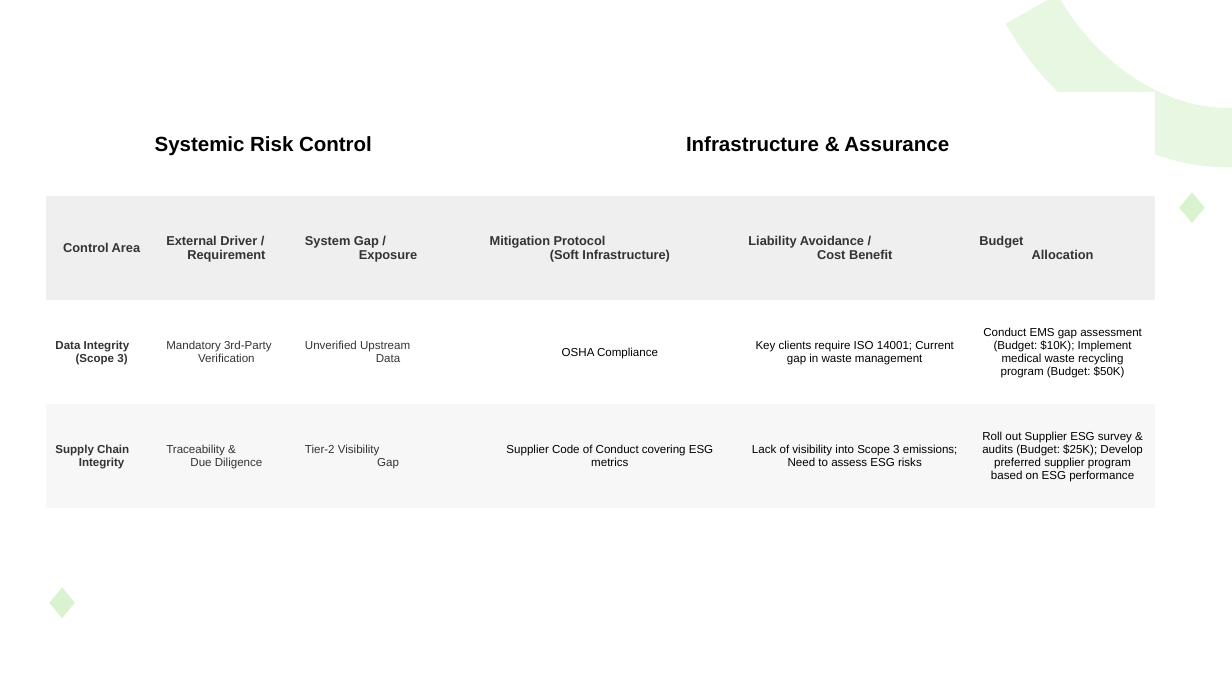
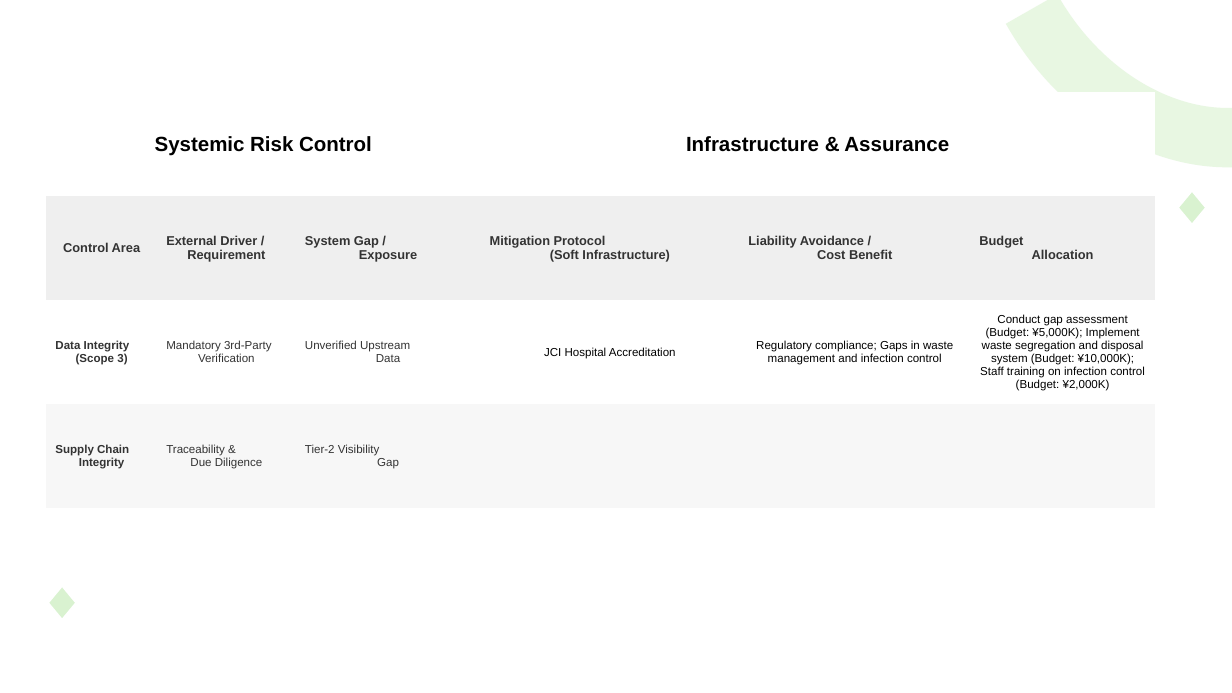
Before and after one commit to jackman993/sustainability-rep, a slide deck: slide 6 of shared/engine/tcfd/output/TCFD_table.pptx. Drawn at 1232x693 pixels with LibreOffice and Linux fonts; fonts in the diff are those of the drawing. Boxes give left, top, right and bottom in pixels: in the first picture for what was removed or moved away, otherwise in the second. Text is boxed around its words. In the diff, an @@ line names an element or a change of style, - is before the commit and + after.

```diff
--- a/shared/engine/tcfd/output/TCFD_table.pptx
+++ b/shared/engine/tcfd/output/TCFD_table.pptx
@@ table at (x1=46, y1=92, x2=1155, y2=508) @@
-row 3: Data Integrity (Scope 3) | Mandatory 3rd-Party Verification | Unverified Upstream Data | OSHA Compliance | Key clients require ISO 14001; Current gap in waste management | Conduct EMS gap assessment (Budget: $10K); Implement medical waste recycling program (Budget: $50K)
+row 3: Data Integrity (Scope 3) | Mandatory 3rd-Party Verification | Unverified Upstream Data | JCI Hospital Accreditation | Regulatory compliance; Gaps in waste management and infection control | Conduct gap assessment (Budget: ¥5,000K); Implement waste segregation and disposal system (Budget: ¥10,000K); Staff training on infection control (Budget: ¥2,000K)
-row 4: Supply Chain Integrity | Traceability & Due Diligence | Tier-2 Visibility Gap | Supplier Code of Conduct covering ESG metrics | Lack of visibility into Scope 3 emissions; Need to assess ESG risks | Roll out Supplier ESG survey & audits (Budget: $25K); Develop preferred supplier program based on ESG performance
+row 4: Supply Chain Integrity | Traceability & Due Diligence | Tier-2 Visibility Gap |  |  | 
```
Also in this commit, not shown: 5 other slides changed, 1 slide added, 1 slide removed, 8 other files.
